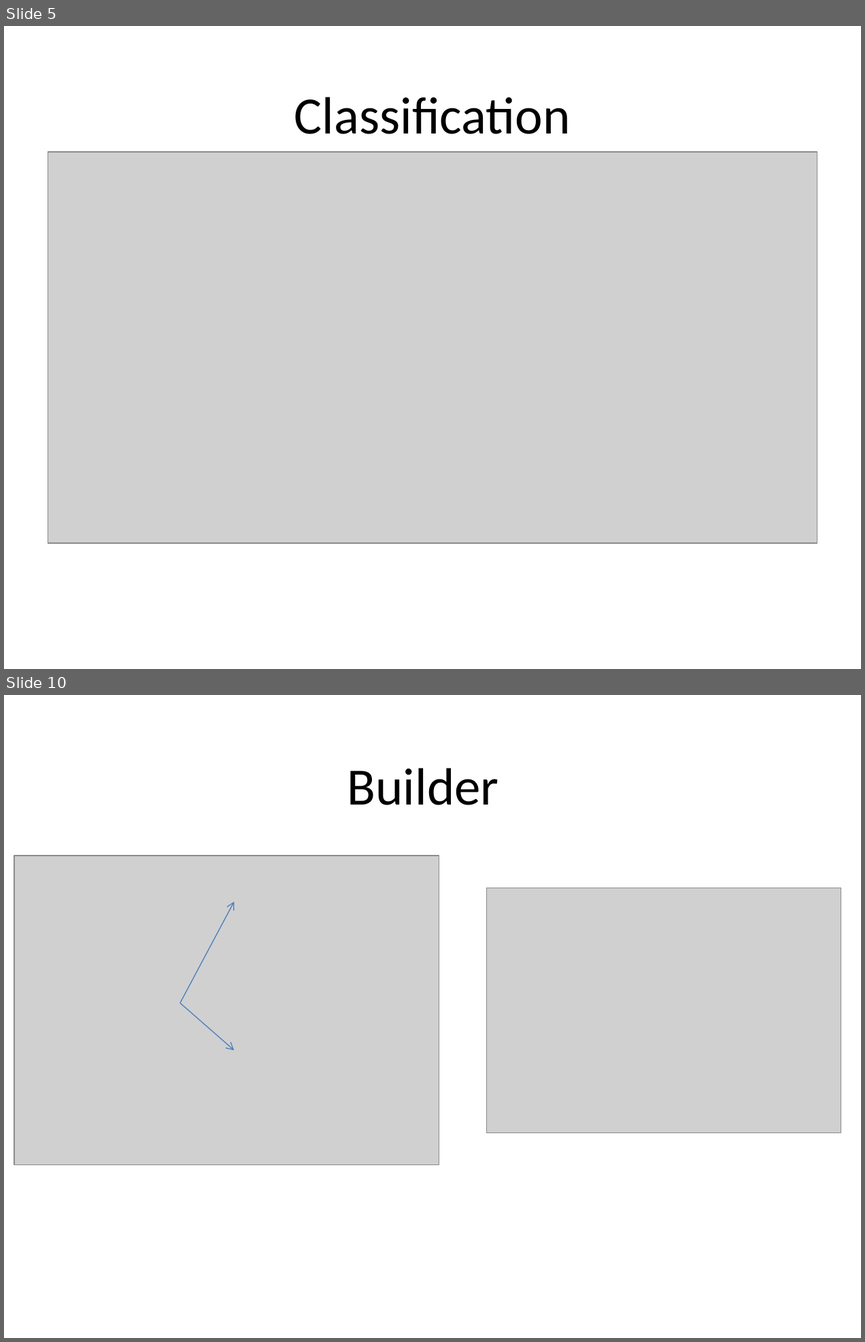
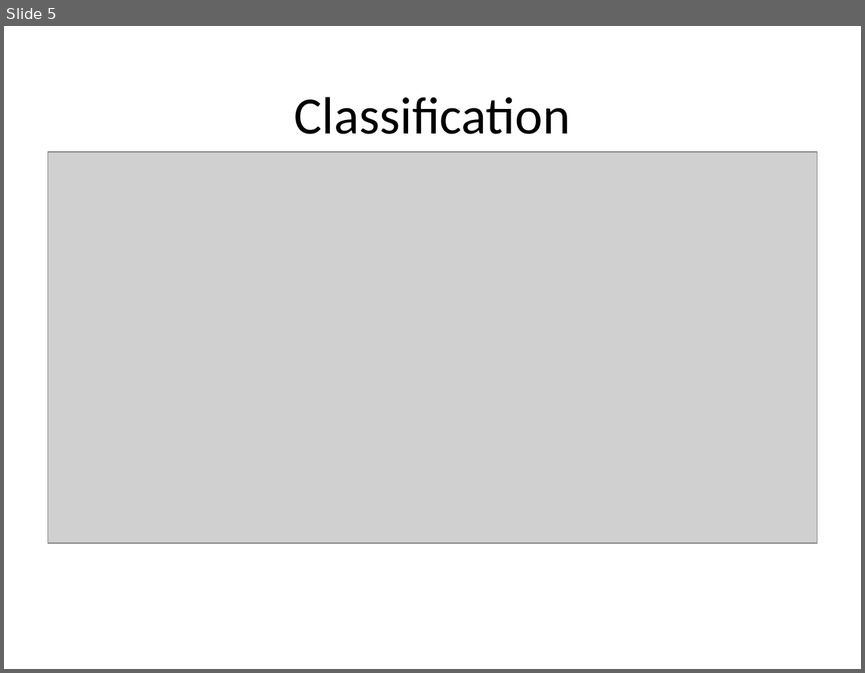
Before and after one commit to PlumpMath/DesignPattern-956, a slide deck: _Doc/DesignPattern.P2.Creational(Bulder).pptx. Shown one above the other, each under a label of ours: slides 5 and 10 before the commit, slide 5 after it; the slides between them are not shown. The pictures are 865x1342 and 865x673 pixels, drawn with LibreOffice and Linux fonts; fonts in the diff are those of the drawing; grey boxes stand for pictures. Boxes give left, top, right and bottom in pixels: in the first picture for what was removed or moved away, otherwise in the second. Text is boxed around its words. In the diff, an @@ line names an element or a change of style, - is before the commit and + after.

Commit message:
Updated Builder code and PPT.

```diff
--- a/_Doc/DesignPattern.P2.Creational(Bulder).pptx
+++ b/_Doc/DesignPattern.P2.Creational(Bulder).pptx
@@ slide 10 removed at box(4, 695, 861, 1338), background #FFFFFF @@
@@ title removed at box(347, 768, 499, 805) @@
-Builder
@@ picture removed at box(14, 855, 439, 1164) @@
@@ picture removed at box(486, 888, 841, 1132) @@
@@ arrow removed from (179, 1002) to (234, 902) @@
@@ arrow removed from (179, 1002) to (234, 1050) @@
```
Also in this commit, not shown: 7 slides changed, 8 slides added, 4 other slides removed, 30 other files.
